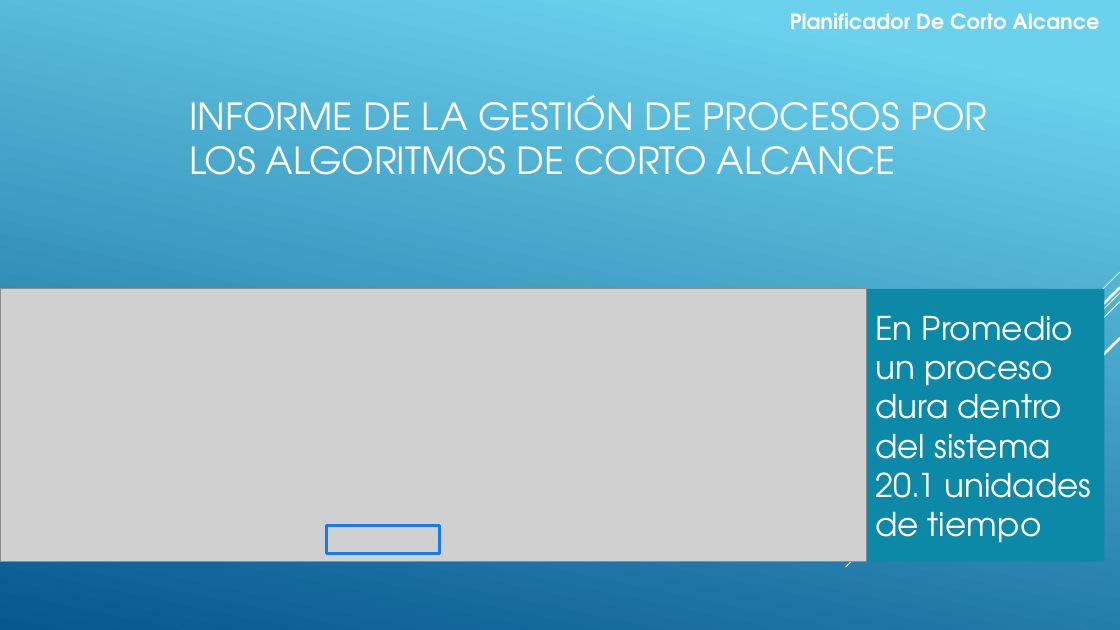
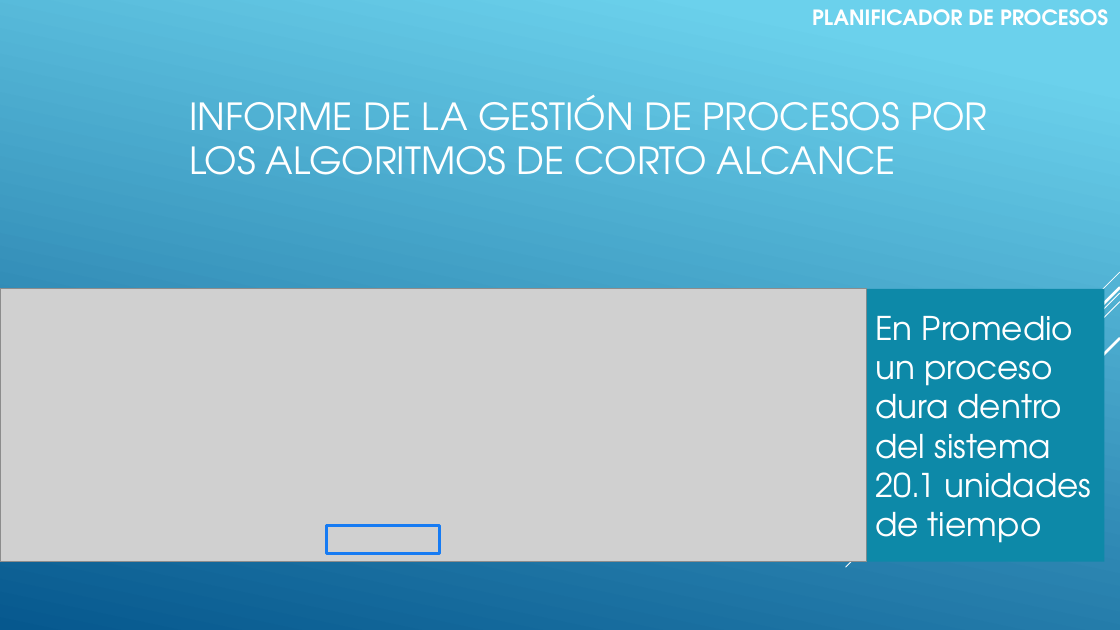
Before and after one commit to Victor-UNLa/SO.01.PlanificadorCortoAlcance, a slide deck: slide 18 of Documento/SO.01.PlanificadorCortoAlcance.pptx (slide 16 before the commit). Drawn at 1120x630 pixels with LibreOffice and Linux fonts; fonts in the diff are those of the drawing; grey boxes stand for pictures. Boxes give left, top, right and bottom in pixels: in the first picture for what was removed or moved away, otherwise in the second. Text is boxed around its words. In the diff, an @@ line names an element or a change of style, - is before the commit and + after.

Commit message:
Se Agrega admTablaProcesos y se Mejora Test
Nueva Clase admTablaProcesos
los test mostrar planificadores mejorados y mostrar Resultados Nuevo¡¡¡

```diff
--- a/Documento/SO.01.PlanificadorCortoAlcance.pptx
+++ b/Documento/SO.01.PlanificadorCortoAlcance.pptx
@@ text at [812, 9, 1108, 25]: text changed @@
-Planificador De Corto Alcance
+PLANIFICADOR DE PROCESOS
```
Also in this commit, not shown: 17 other slides changed, 2 slides added, 11 other files.
